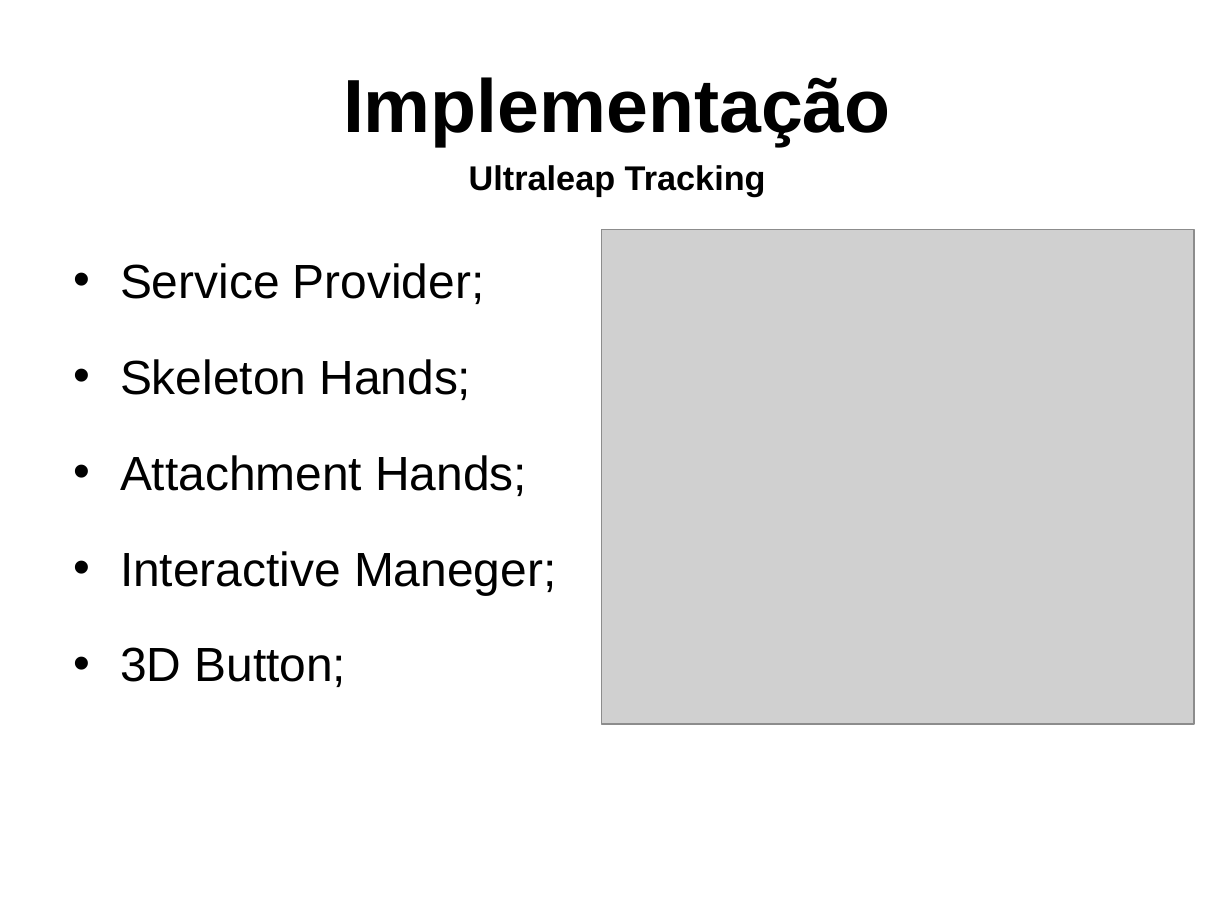
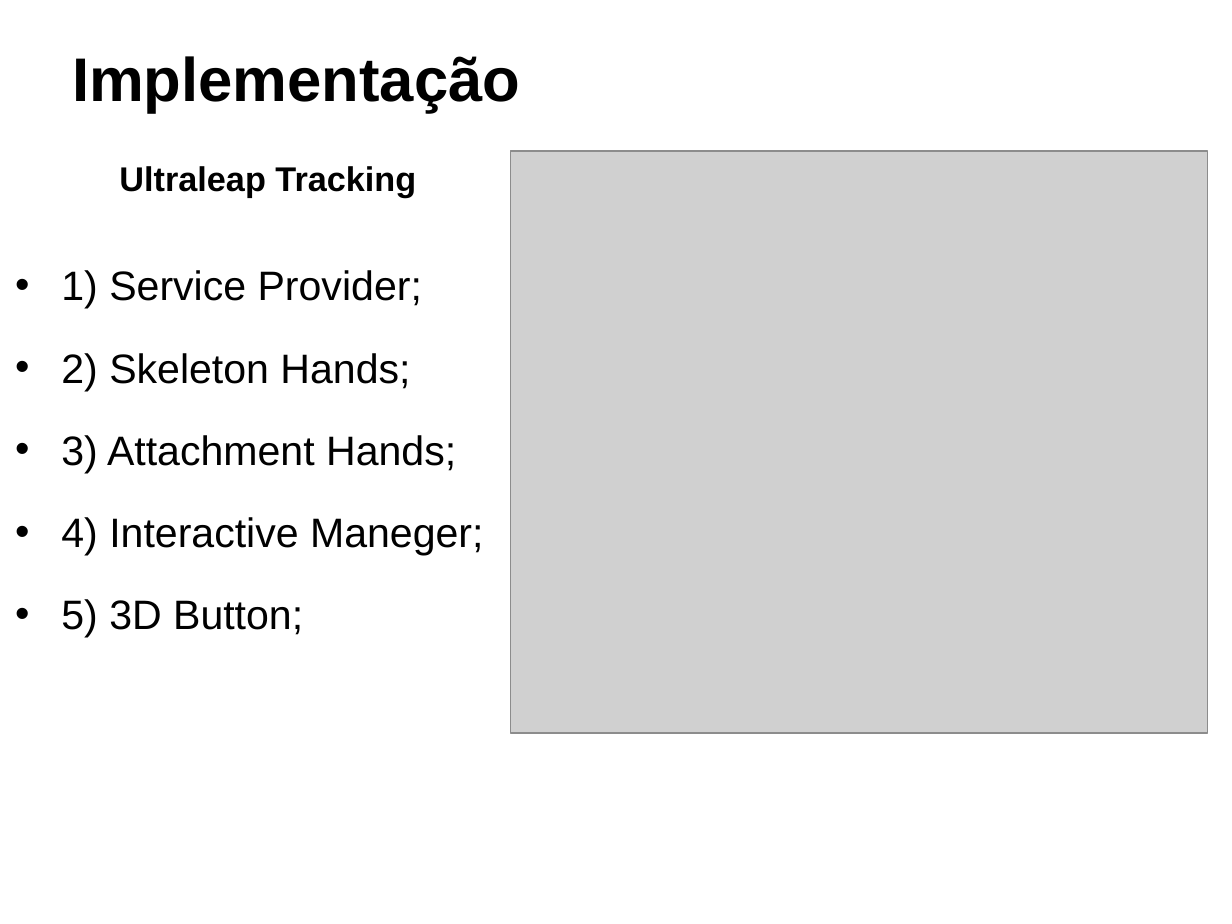
Before and after one commit to gcgfurb/tcc_JulioVicenteBrych, a slide deck: slide 13 of _julio/ApresentaçãoTCC-Julio_Vicente_Brych.pptx. Drawn at 1232x924 pixels with LibreOffice and Linux fonts; fonts in the diff are those of the drawing; grey boxes stand for pictures; background and template pictures are left out. Boxes give left, top, right and bottom in pixels: in the first picture for what was removed or moved away, otherwise in the second. Text is boxed around its words. In the diff, an @@ line names an element or a change of style, - is before the commit and + after.

```diff
--- a/_julio/ApresentaçãoTCC-Julio_Vicente_Brych.pptx
+++ b/_julio/ApresentaçãoTCC-Julio_Vicente_Brych.pptx
@@ title "Implementação" moved from (x1=343, y1=77, x2=891, y2=146) to (x1=72, y1=56, x2=520, y2=113) @@
@@ title "Implementação" at (x1=72, y1=56, x2=520, y2=113): size 44 to 36 pt @@
@@ text "Ultraleap Tracking" moved from (x1=469, y1=165, x2=766, y2=197) to (x1=119, y1=166, x2=416, y2=197) @@
@@ picture resized from (x1=601, y1=229, x2=1194, y2=724) to (x1=511, y1=152, x2=1209, y2=733) @@
@@ text at (x1=61, y1=270, x2=483, y2=637): text changed; size 28 to 24 pt @@
-• Service Provider;
-• Skeleton Hands;
-• Attachment Hands;
-• Interactive Maneger;
-• 3D Button;
+• 1) Service Provider;
+• 2) Skeleton Hands;
+• 3) Attachment Hands;
+• 4) Interactive Maneger;
+• 5) 3D Button;
```
Also in this commit, not shown: 18 other slides changed, 2 slides added.
